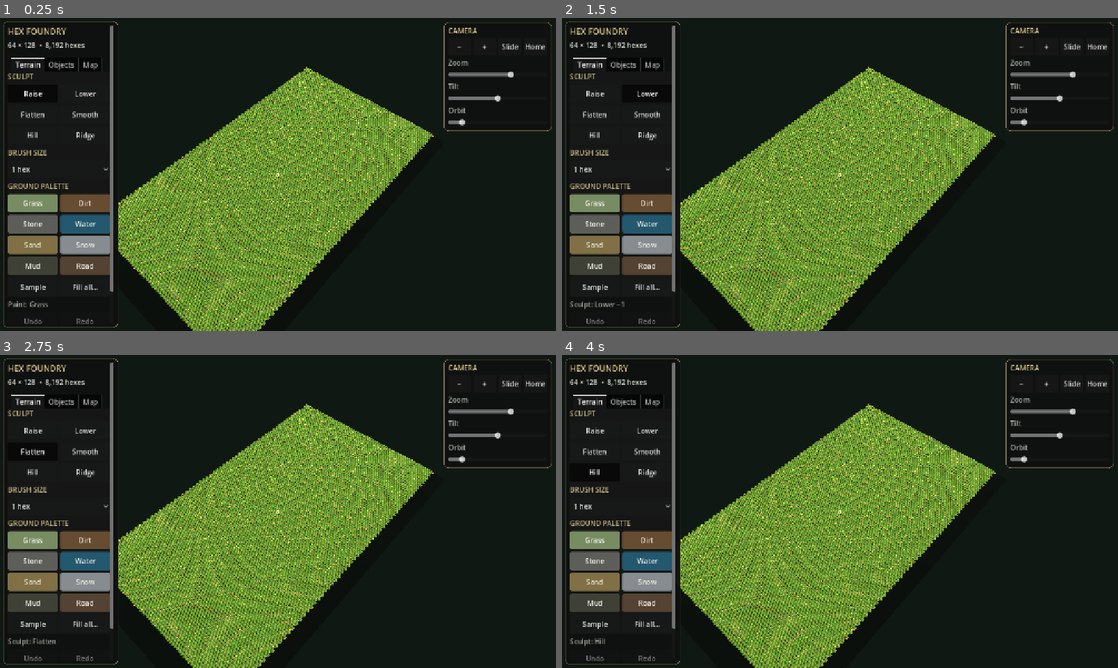
Above: before the commit, frames 1-4 (two rows, left to right).
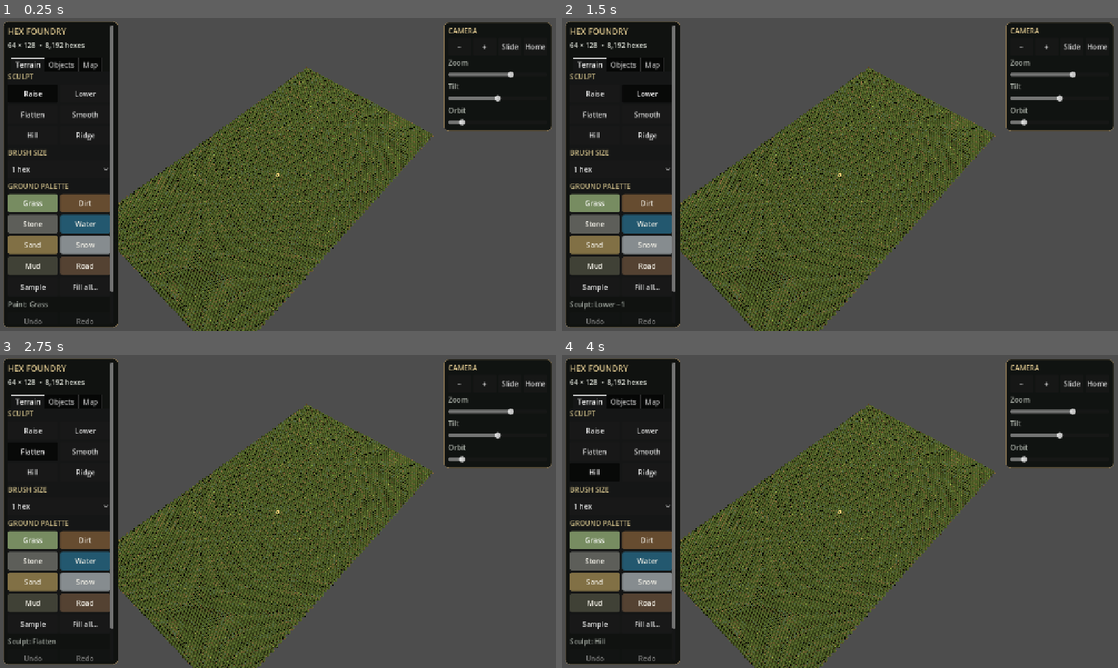
Above: after the commit, the same moments.

Repository: tpylman90-ctrl/MapbuilderhexmapSR
Game: Godot game, scene res://scenes/main.tscn
The game is run twice, just before and just after one commit, with the same random seed, the same clock (stepped at 60 frames per second) and the same inputs.
Inputs:
- Up to frame 1 (0.25 s): no input
- Up to frame 2 (1.5 s): click "Raise" at 0.5 s; click "Lower" at 1.25 s
- Up to frame 3 (2.75 s): click "Flatten" at 2 s
- Up to frame 4 (4 s): click "Smooth" at 2.75 s; click "Hill" at 3.5 s

The runs differ from the first frame. In frame 1, 72% of the frame differs, in the area x 0-100%, y 0-100%; in frame 2, 72%; in frame 3, 72%; in frame 4, 72%.
Error after the commit: Invalid assignment of property or key 'fog_depth_enabled' with value of type 'bool' on a base object of type 'Environment'. (res://scripts/hex_board_view.gd:58)

Commit message:
Add atmospheric depth and denser grass detail

Diff:
--- a/scenes/main.tscn
+++ b/scenes/main.tscn
@@ -16,5 +16,6 @@
 [node name="DirectionalLight3D" type="DirectionalLight3D" parent="."]
 rotation = Vector3(-0.8, -0.5, 0)
 shadow_enabled = true
-light_angular_distance = 1.8
-light_energy = 0.68
+light_angular_distance = 2.2
+light_energy = 0.82
+light_color = Color(1, 0.93, 0.82, 1)
--- a/scripts/editor_controller.gd
+++ b/scripts/editor_controller.gd
@@ -296,6 +296,11 @@
 			_grass_node.visible = enabled
 	)
 	map_page.add_child(grass_toggle)
+	var haze_toggle := CheckButton.new()
+	haze_toggle.text = "Distant haze"
+	haze_toggle.button_pressed = true
+	haze_toggle.toggled.connect(func(enabled: bool): board_view.set_distant_haze(enabled))
+	map_page.add_child(haze_toggle)
 
 	tool_status = Label.new()
 	tool_status.autowrap_mode = TextServer.AUTOWRAP_WORD_SMART
--- a/scripts/hex_board_view.gd
+++ b/scripts/hex_board_view.gd
@@ -4,10 +4,11 @@
 const CAP_HEIGHT: float = 0.18
 const EDGE_RADIUS: float = HexGrid.HEX_RADIUS * 0.99
 const STEP_HEIGHT: float = HexGrid.HEIGHT_PER_LEVEL
-const GRASS_TUFTS_PER_HEX: int = 3
+const GRASS_TUFTS_PER_HEX: int = 4
 const SELECT_COLOR := Color("efcf78")
 
 var data: HexGrid
+var world_environment: WorldEnvironment
 var tile_instances: MultiMesh
 var grid_node: MultiMeshInstance3D
 var grass_instances: MultiMesh
@@ -45,12 +46,22 @@
 	var world := WorldEnvironment.new()
 	var environment := Environment.new()
 	environment.background_mode = Environment.BG_COLOR
-	environment.background_color = Color("101813")
+	environment.background_color = Color("98aaa2")
 	environment.ambient_light_source = Environment.AMBIENT_SOURCE_COLOR
-	environment.ambient_light_color = Color("c5bea8")
+	environment.ambient_light_color = Color("c7c9b3")
 	environment.ambient_light_energy = 0.43
+	environment.tonemap_exposure = 0.95
+	environment.fog_enabled = true
+	environment.fog_light_color = Color("a9bdb1")
+	environment.fog_light_energy = 0.78
+	environment.fog_sky_affect = 0.14
+	environment.fog_depth_enabled = true
+	environment.fog_depth_begin = 48.0
+	environment.fog_depth_end = 260.0
+	environment.fog_depth_curve = 1.22
 	environment.tonemap_mode = Environment.TONE_MAPPER_ACES
 	world.environment = environment
+	world_environment = world
 	add_child(world)
 
 	var plane := PlaneMesh.new()
@@ -66,6 +77,10 @@
 	material.roughness = 1.0
 	backing.material_override = material
 	add_child(backing)
+
+func set_distant_haze(enabled: bool) -> void:
+	if world_environment != null and world_environment.environment != null:
+		world_environment.environment.fog_enabled = enabled
 
 func _make_hex_mesh() -> ArrayMesh:
 	var surface := SurfaceTool.new()
@@ -271,18 +286,18 @@
 		var instance_index := base_index + tuft_index
 		var rng := RandomNumberGenerator.new()
 		rng.seed = int(index * 92821 + tuft_index * 17431 + 3719)
-		if not is_grass or rng.randf() > 0.55:
+		if not is_grass or rng.randf() > 0.64:
 			grass_instances.set_instance_transform(instance_index, Transform3D(Basis.IDENTITY.scaled(Vector3.ZERO), Vector3.ZERO))
 			grass_instances.set_instance_color(instance_index, Color.WHITE)
 			continue
 		var tuft_center := center
 		tuft_center.x += rng.randf_range(-0.48, 0.48)
 		tuft_center.z += rng.randf_range(-0.42, 0.42)
-		var scale := rng.randf_range(0.92, 1.42)
+		var scale := rng.randf_range(0.84, 1.38)
 		var rotation := rng.randf_range(0.0, TAU)
 		var basis := Basis(Vector3.UP, rotation).scaled(Vector3(scale, scale, scale))
 		grass_instances.set_instance_transform(instance_index, Transform3D(basis, tuft_center))
-		var tint := rng.randf_range(0.82, 1.16)
+		var tint := rng.randf_range(0.80, 1.12)
 		grass_instances.set_instance_color(instance_index, Color(tint, tint, tint, 1.0))
 
 func _build_selection_outline() -> void:
--- a/tests/map_builder_roundtrip.gd
+++ b/tests/map_builder_roundtrip.gd
@@ -23,6 +23,14 @@
 	grid.set_terrain(cell, HexGrid.Terrain.DIRT)
 	var board_view := editor.get("board_view") as HexBoardView
 	board_view.refresh_cell(cell)
+	board_view.set_distant_haze(false)
+	if board_view.world_environment.environment.fog_enabled:
+		_fail("Map display could not disable distant haze")
+		return
+	board_view.set_distant_haze(true)
+	if not board_view.world_environment.environment.fog_enabled:
+		_fail("Map display could not restore distant haze")
+		return
 
 	var object := editor.call("_place_active_object", cell, false, "pine", 45.0, 1.25) as Node3D
 	if object == null:
Not shown, changed: README.md
